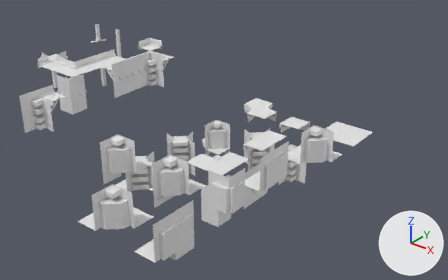
The Blender file AssetSource/modules.blend: old version first, new version second.
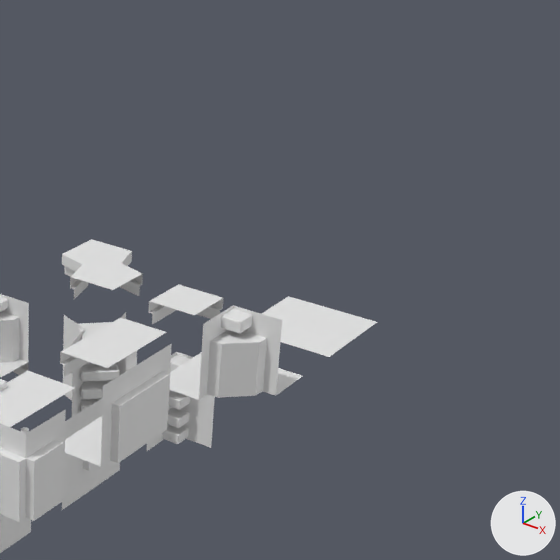
There are two pictures of each version: one whole from a 50 mm lens placed at (15.4, -24.8, 16.3), pointed at (-5.1, 0.9, 0.4), one close up on the part from 49% to 100% of the width and 0% to 82% of the height. Lighting does not change. The marker at lower right points along +X, +Y and +Z.

In view in the first close-up: 'Corner', 'CornerTop', 'DoubleCorner', 'DoubleCornerTop', 'InnerCornerTop', 'Roof', 'RoofCorner', 'RoofInnerCorner', 'RoofWall', 'TowerDoubleCorner', 'Wall', 'WallTop'.
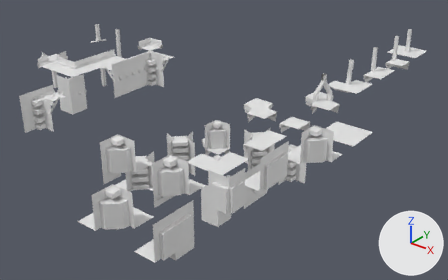
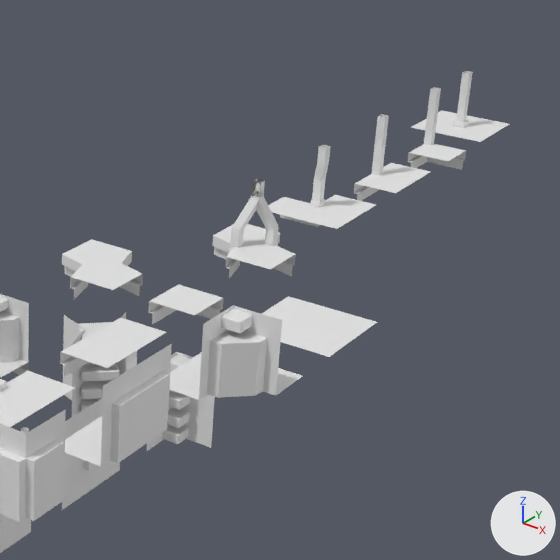
Location of each change, [x1, y1, x2, y2] in pixels of the close-ups (560 x 560 px):
'DoubleCornerTop_Pillar', added
    after: [212, 179, 296, 278]
'InnerCornerTop_Pillar', added
    after: [268, 145, 376, 229]
'WallTop_Pillar', added
    after: [354, 114, 431, 201]
'Roof_Pillar', added
    after: [410, 71, 509, 142]
'CornerTop_Pillar', added
    after: [407, 87, 466, 170]

The change, as a list of edits to the scene's bpy script:
```text
Add me_roof_pillar:
    me_roof_pillar.from_pydata(...)  # 20 vertices, 13 faces; spans x -1.0..1.0, y -1.0..1.0, z 0.5..2.0
Add me_doublecornertop_pillar:
    me_doublecornertop_pillar.from_pydata(...)  # 106 vertices, 90 faces; spans x -1.0..1.0, y -1.0..1.0, z 0.0..2.0
Add me_innercornertop_pillar:
    me_innercornertop_pillar.from_pydata(...)  # 95 vertices, 66 faces; spans x -1.0..1.0, y -1.0..1.0, z 0.0..2.0
Add me_cornertop_pillar:
    me_cornertop_pillar.from_pydata(...)  # 21 vertices, 11 faces; spans x -0.1..1.0, y -1.0..0.1, z 0.0..2.0
Add me_walltop_pillar:
    me_walltop_pillar.from_pydata(...)  # 18 vertices, 8 faces; spans x -0.1..1.0, y -1.0..1.0, z 0.0..2.0
Add ob_roof_pillar:
    ob_roof_pillar = bpy.data.objects.new('Roof_Pillar', me_roof_pillar)
    ob_roof_pillar.location = (0.0, 14.0, 3.0)
    _m = ob_roof_pillar.modifiers.new('Subdivision', 'SUBSURF')
    _m.subdivision_type = 'SIMPLE'
Add ob_doublecornertop_pillar:
    ob_doublecornertop_pillar = bpy.data.objects.new('DoubleCornerTop_Pillar', me_doublecornertop_pillar)
    ob_doublecornertop_pillar.location = (0.0, 3.0, 3.0)
    _m = ob_doublecornertop_pillar.modifiers.new('Subdivision', 'SUBSURF')
    _m.subdivision_type = 'SIMPLE'
Add ob_innercornertop_pillar:
    ob_innercornertop_pillar = bpy.data.objects.new('InnerCornerTop_Pillar', me_innercornertop_pillar)
    ob_innercornertop_pillar.location = (0.0, 6.0, 3.0)
    _m = ob_innercornertop_pillar.modifiers.new('Subdivision', 'SUBSURF')
    _m.subdivision_type = 'SIMPLE'
Add ob_cornertop_pillar:
    ob_cornertop_pillar = bpy.data.objects.new('CornerTop_Pillar', me_cornertop_pillar)
    ob_cornertop_pillar.location = (0.0, 12.0, 3.0)
    _m = ob_cornertop_pillar.modifiers.new('Subdivision', 'SUBSURF')
    _m.subdivision_type = 'SIMPLE'
Add ob_walltop_pillar:
    ob_walltop_pillar = bpy.data.objects.new('WallTop_Pillar', me_walltop_pillar)
    ob_walltop_pillar.location = (0.0, 9.0, 3.0)
    _m = ob_walltop_pillar.modifiers.new('Subdivision', 'SUBSURF')
    _m.subdivision_type = 'SIMPLE'
```
